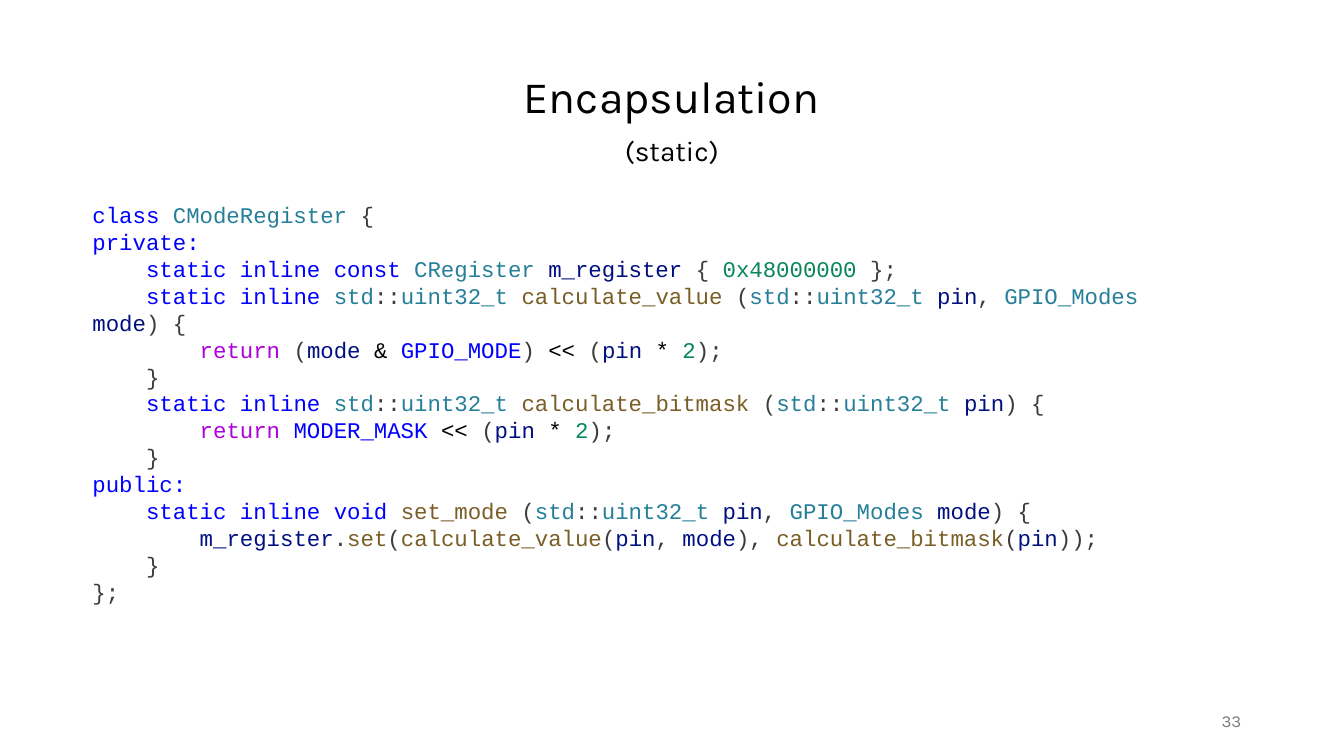
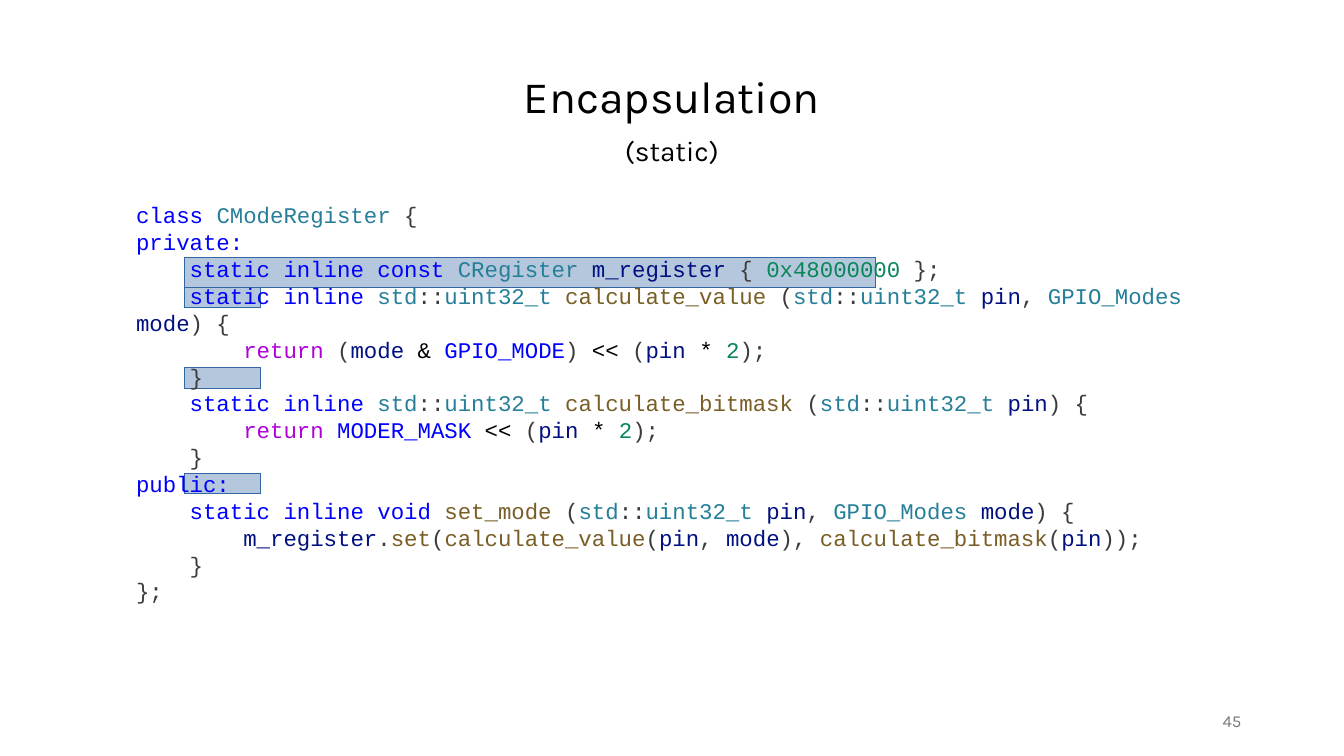
Before and after one commit to janos32783/cppcon_2024_cost_cpp_abstractions, a slide deck: slide 45 of presentation/cppcon.pptx (slide 33 before the commit). Drawn at 1344x756 pixels with LibreOffice and Linux fonts; fonts in the diff are those of the drawing. Boxes give left, top, right and bottom in pixels: in the first picture for what was removed or moved away, otherwise in the second. Text is boxed around its words. In the diff, an @@ line names an element or a change of style, - is before the commit and + after.

```diff
--- a/presentation/cppcon.pptx
+++ b/presentation/cppcon.pptx
@@ text "class CModeRegister {": place and size @@
-text "class CModeRegister {" at [92,207,1138,551]
+text "class CModeRegister {" at [136,207,1182,551]
@@ rectangle added at [185,257,875,287], fill #B4C7DC, outline #3465A4 0 pt @@
@@ rectangle added at [185,287,260,308], fill #B4C7DC, outline #3465A4 0 pt @@
@@ rectangle added at [185,368,260,388], fill #B4C7DC, outline #3465A4 0 pt @@
@@ rectangle added at [185,474,260,494], fill #B4C7DC, outline #3465A4 0 pt @@
@@ page number at [1223,716,1242,727]: text changed @@
-33
+45
```
Also in this commit, not shown: 8 other slides changed, 15 slides added, 1 slide removed, 9 other files.
